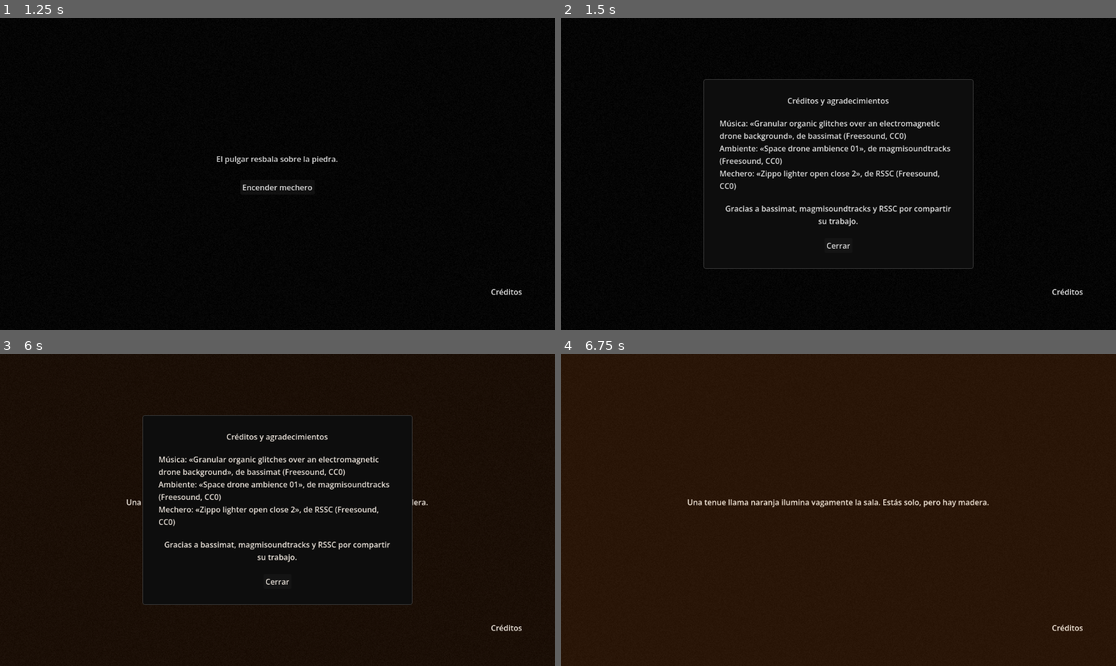
Above: before the commit, frames 1-4 (two rows, left to right).
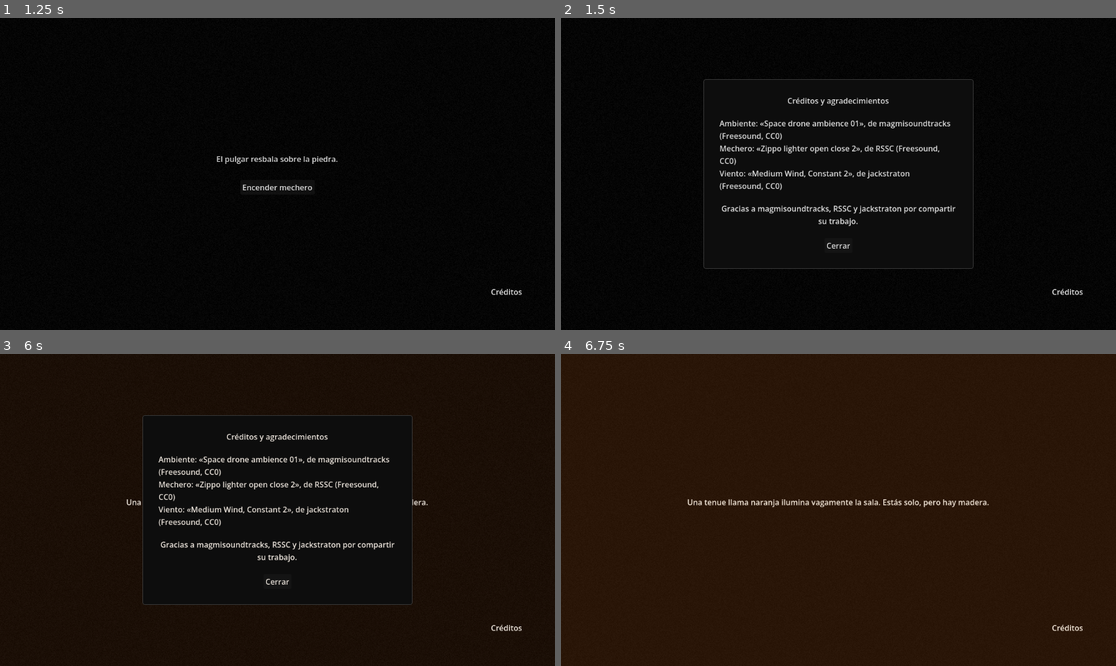
Above: after the commit, the same moments.

Repository: Itros97/GrimWorld
Game: Godot game, scene res://ui/main_screen.tscn
Same seed, same stepped clock (60 frames per second), same inputs: the game is played once before the commit and once after it.
Inputs:
- Up to frame 1 (1.25 s): click "Encender mechero" at 0.5 s
- Up to frame 2 (1.5 s): click "Créditos" at 1.25 s
- Up to frame 3 (6 s): click "Cerrar" at 2 s; click "Encender mechero" at 2.75 s; click "Créditos" at 3.5 s; click "Cerrar" at 4.25 s; click "Encender mechero" at 5 s; click "Créditos" at 5.75 s
- Up to frame 4 (6.75 s): click "Cerrar" at 6.5 s

Frame 1 is identical in both runs. In frame 2, 2.7% of the frame differs, in the area x 28-72%, y 32-63%; in frame 3, 2.7%; in frame 4, nothing differs.

Commit message:
feat(audio): play wind instead of music while the room is dark
The wind (jackstraton, CC0) loops from the start and never stops; the
lit-room ambience fades in over it when the lighter catches. The music
and its credit are gone from the game screen.

Co-Authored-By: Claude Opus 5.5 <noreply@anthropic.com>

Diff:
--- a/data/credits.json
+++ b/data/credits.json
@@ -1,13 +1,6 @@
 {
 	"title": "Créditos y agradecimientos",
 	"credits": [
-		{
-			"role": "Música",
-			"work": "Granular organic glitches over an electromagnetic drone background",
-			"author": "bassimat",
-			"source": "Freesound",
-			"licence": "CC0"
-		},
 		{
 			"role": "Ambiente",
 			"work": "Space drone ambience 01",
@@ -21,7 +14,14 @@
 			"author": "RSSC",
 			"source": "Freesound",
 			"licence": "CC0"
+		},
+		{
+			"role": "Viento",
+			"work": "Medium Wind, Constant 2",
+			"author": "jackstraton",
+			"source": "Freesound",
+			"licence": "CC0"
 		}
 	],
-	"thanks": "Gracias a bassimat, magmisoundtracks y RSSC por compartir su trabajo."
+	"thanks": "Gracias a magmisoundtracks, RSSC y jackstraton por compartir su trabajo."
 }
--- a/managers/audio_manager.gd
+++ b/managers/audio_manager.gd
@@ -1,32 +1,34 @@
 extends Node
-## Autoload that plays the music and turns recorded events into sounds. Holds no game logic.
+## Autoload that plays the room ambience and turns recorded events into sounds. Holds no game logic.
 ## Audio files are not in the repository (see README); a missing one is skipped with a warning.
 
-const MUSIC_PATH := "res://assets/music/main_screen.ogg"
 const LIT_AMBIENCE_PATH := "res://assets/sounds/lit_ambience.mp3"
+const ROOM_TONE_PATH := "res://assets/sounds/wind_loop.ogg"
 const FLINT_PATHS : Array[String] = [
 	"res://assets/sounds/zippo_open.wav",
 ]
 
-const MUSIC_BUS := &"Music"
 const SFX_BUS := &"SFX"
 const AMBIENT_BUS := &"Ambient"
 
 const FLINT_PITCH_SPREAD := 1.1
 const LIGHTER_LIT_FADE_SECONDS := 1.5
 const LIT_AMBIENCE_DB := -8.0
+const ROOM_TONE_DB := -10.0
 const SILENT_DB := -40.0
 
-var _music : AudioStreamPlayer
 var _flint : AudioStreamPlayer
 var _lit_ambience : AudioStreamPlayer
+var _room_tone : AudioStreamPlayer
 
 func _ready() -> void:
-	_music = _add_player(_load_loop(MUSIC_PATH), MUSIC_BUS)
 	_flint = _add_player(_flint_randomizer(), SFX_BUS)
 	_lit_ambience = _add_player(_load_loop(LIT_AMBIENCE_PATH), AMBIENT_BUS)
+	_room_tone = _add_player(_load_loop(ROOM_TONE_PATH), AMBIENT_BUS)
+	_room_tone.volume_db = ROOM_TONE_DB
 	GameManager.EVENTS_RECORDED.connect(_on_events_recorded)
-	_music.play()
+	# The wind never stops: the room exists even while it is dark.
+	_room_tone.play()
 
 func _on_events_recorded(events : Array[Events.Event]) -> void:
 	for cue in SoundCues.from_events(events):
@@ -34,16 +36,13 @@
 			SoundCues.FLINT:
 				_flint.play()
 			SoundCues.LIGHTER_LIT:
-				_crossfade_to_lit_ambience()
+				_fade_in_lit_ambience()
 
-## Fades the music out while the lit-room ambience fades in, so neither pops.
-func _crossfade_to_lit_ambience() -> void:
+## Starts the lit-room ambience with a fade-in so it does not pop.
+func _fade_in_lit_ambience() -> void:
 	_lit_ambience.volume_db = SILENT_DB
 	_lit_ambience.play()
-	var tween := create_tween().set_parallel()
-	tween.tween_property(_lit_ambience, "volume_db", LIT_AMBIENCE_DB, LIGHTER_LIT_FADE_SECONDS)
-	tween.tween_property(_music, "volume_db", SILENT_DB, LIGHTER_LIT_FADE_SECONDS)
-	tween.chain().tween_callback(_music.stop)
+	create_tween().tween_property(_lit_ambience, "volume_db", LIT_AMBIENCE_DB, LIGHTER_LIT_FADE_SECONDS)
 
 ## Child player for the stream, routed to the bus; a null stream makes it silent.
 func _add_player(stream : AudioStream, bus : StringName) -> AudioStreamPlayer:
@@ -60,7 +59,7 @@
 		return null
 	return load(path)
 
-## Looping music or ambience (Ogg or MP3), or null when the file is missing.
+## Looping ambience (Ogg or MP3), or null when the file is missing.
 func _load_loop(path : String) -> AudioStream:
 	var stream := _load_optional(path)
 	if stream == null:
Not shown, changed: README.md
